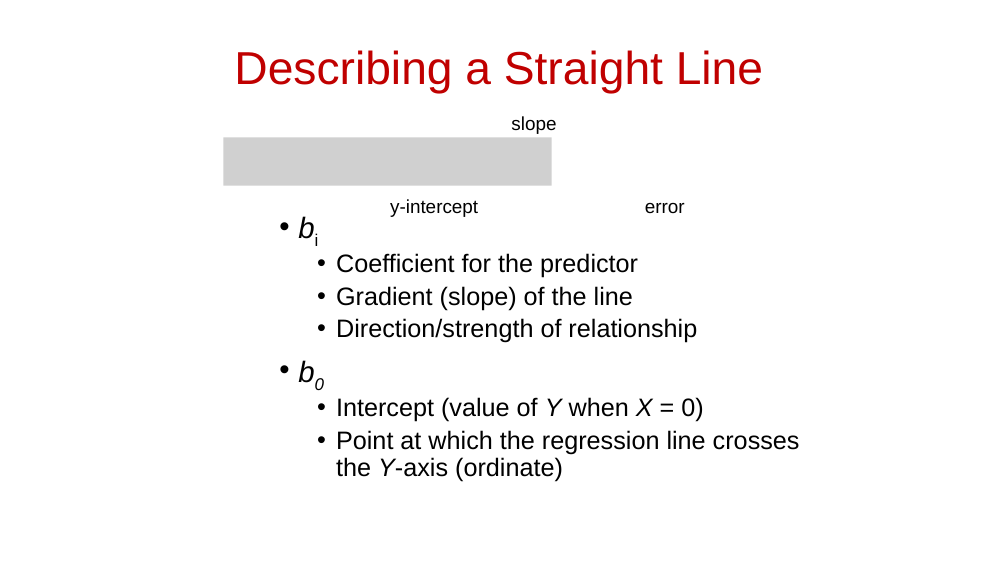
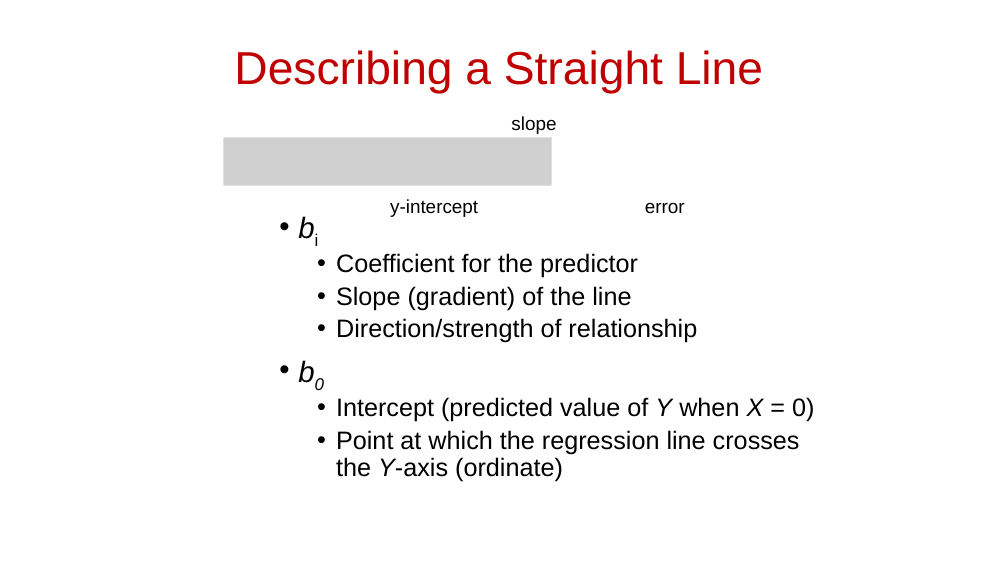
Before and after one commit to scream104/psych596, a slide deck: slide 6 of lecture-slides_upload/lecture/06_Statistical Methods_Making Predictions.pptx. Drawn at 1008x567 pixels with LibreOffice and Linux fonts; fonts in the diff are those of the drawing; grey boxes stand for pictures. Boxes give left, top, right and bottom in pixels: in the first picture for what was removed or moved away, otherwise in the second. Text is boxed around its words. In the diff, an @@ line names an element or a change of style, - is before the commit and + after.

```diff
--- a/lecture-slides_upload/lecture/06_Statistical Methods_Making Predictions.pptx
+++ b/lecture-slides_upload/lecture/06_Statistical Methods_Making Predictions.pptx
@@ text at box(336, 286, 631, 311): text changed @@
-  • Gradient (slope) of the line
+  • Slope (gradient) of the line
@@ text at box(336, 397, 814, 422): text changed @@
-  • Intercept (value of Y when X = 0)
+  • Intercept (predicted value of Y when X = 0)
```
Also in this commit, not shown: 3 other slides changed, 3 other files.
